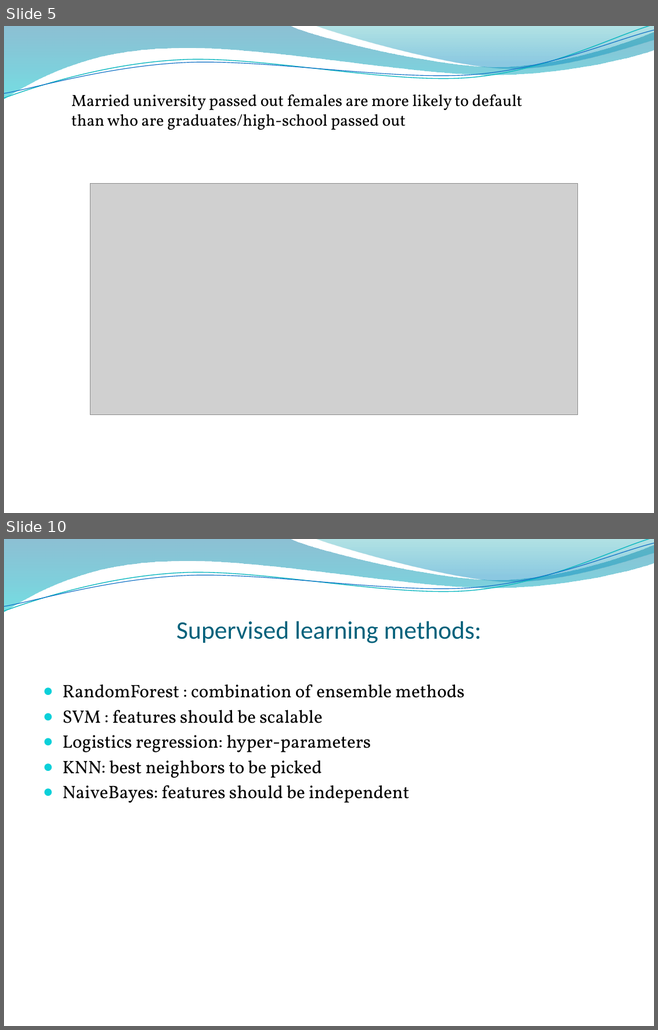
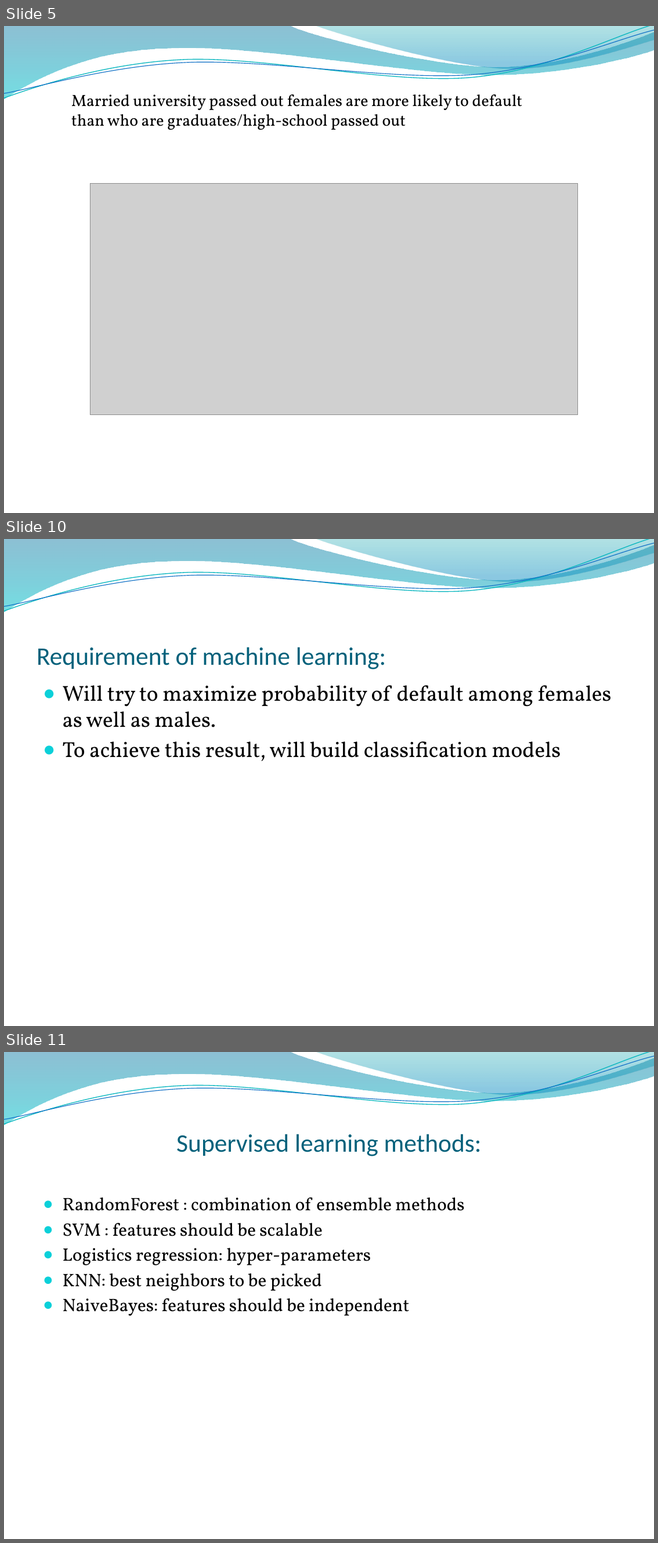
Before and after one commit to singh0021/DataScienceMasters, a slide deck: Capstone/Capstone Project.pptx. Shown one above the other, each under a label of ours: slides 5 and 10 before the commit, slides 5, 10 and 11 after it; the slides between them are not shown. The pictures are 658x1030 and 658x1543 pixels, drawn with LibreOffice and Linux fonts; fonts in the diff are those of the drawing; grey boxes stand for pictures; background and template pictures are left out. Boxes give left, top, right and bottom in pixels: in the first picture for what was removed or moved away, otherwise in the second. Text is boxed around its words. In the diff, an @@ line names an element or a change of style, - is before the commit and + after.

```diff
--- a/Capstone/Capstone Project.pptx
+++ b/Capstone/Capstone Project.pptx
@@ slide 10 added at [4,539,654,1026], background picture (left out); not listed: 4 template elements that a slide beside it also shows @@
@@ title added at [36,647,386,669], 28 pt, text #04617B @@
+Requirement of machine learning:
@@ text added at [63,685,611,761], 24 pt, text #000000 @@
+● Will try to maximize probability of default among females as well as males.
+● To achieve this result, will build classification models
@@ what was slide 10 is now slide 11 @@
```
Also in this commit, not shown: 3 slides changed, 2 other slides added, 2 slides removed, 2 other files.
